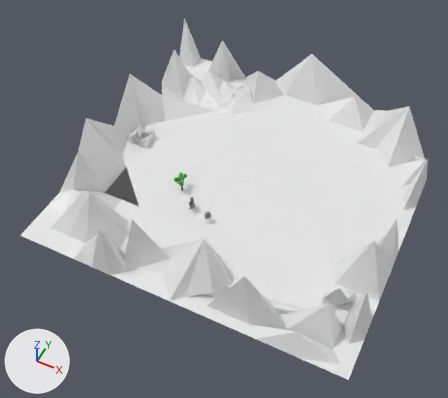
The Blender file models/blend/map.blend: old version first, new version second.
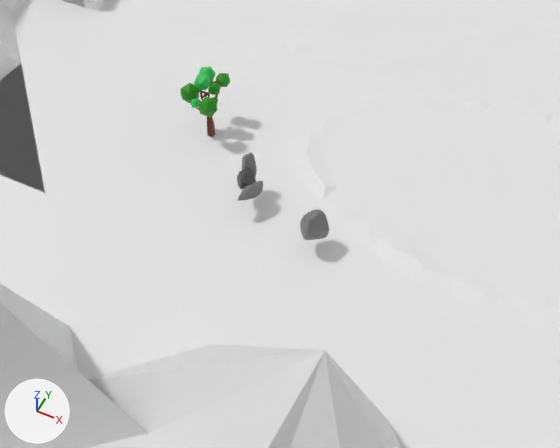
Old and new are each drawn whole from a 50 mm camera at (20.5, -47.7, 54.4) aimed at (-1.3, -4.2, 0.1) and again close up from a 50 mm camera at (4.0, -21.0, 16.8) aimed at (-2.8, -7.3, -0.4). Every picture has the same lights, and +X, +Y and +Z are marked at lower left.
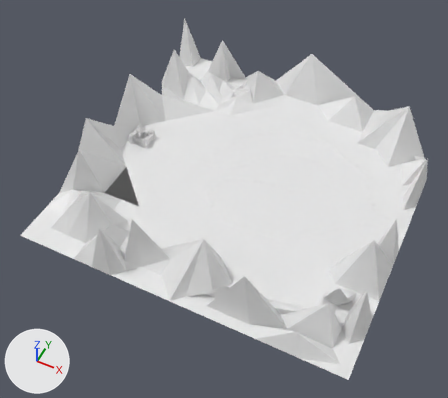
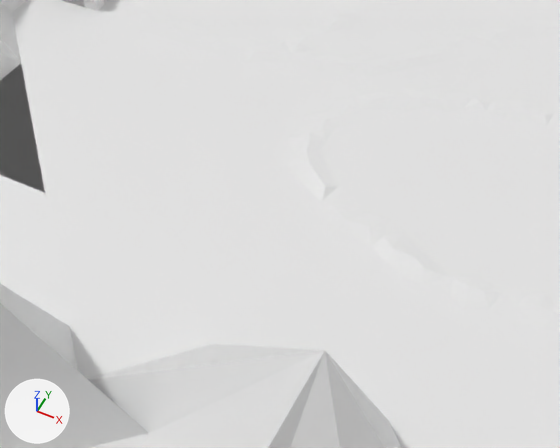
Where the change shows, as pixel boxes (x1, y1, x2, y2) in the close-ups (560 x 448 px):
'Cube.007', deleted
    before: (237, 152, 263, 201)
'Cube.004', deleted
    before: (300, 209, 329, 240)
'Icosphere.004', deleted
    before: (199, 97, 218, 118)
'Icosphere.007', deleted
    before: (180, 83, 199, 103)
'Cube.003', deleted
    before: (197, 81, 218, 137)
'Icosphere.005', deleted
    before: (193, 74, 211, 91)
'Icosphere', deleted
    before: (216, 73, 230, 87)
'Icosphere.001', deleted
    before: (199, 66, 216, 82)
'Icosphere.002', deleted
    before: (208, 83, 221, 95)
'Icosphere.008', deleted
    before: (190, 99, 200, 108)
'Icosphere.003', deleted
    before: (212, 97, 218, 102)

The change, as a diff of the scene's bpy script:
```diff
--- a/models/blend/map.blend.py
+++ b/models/blend/map.blend.py
@@ ob_cube_003 @@
-ob_cube_003 = bpy.data.objects.new('Cube.003', me_cube_004)
-ob_cube_003.location = (-6.41, -5.08, -0.01)
-ob_cube_003.rotation_euler = (1.571, 0.0, 0.0)  # degrees (90, 0, 0)
-ob_cube_003.scale = (0.26, 0.26, 0.26)
@@ ob_icosphere @@
-ob_icosphere = bpy.data.objects.new('Icosphere', me_icosphere)
-ob_icosphere.location = (-6.41, -5.08, -0.01)
-ob_icosphere.rotation_euler = (1.571, 0.0, 0.0)  # degrees (90, 0, 0)
-ob_icosphere.scale = (0.26, 0.26, 0.26)
@@ ob_icosphere_001 @@
-ob_icosphere_001 = bpy.data.objects.new('Icosphere.001', me_icosphere_001)
-ob_icosphere_001.location = (-6.41, -5.08, -0.01)
-ob_icosphere_001.rotation_euler = (1.571, 0.0, 0.0)  # degrees (90, 0, 0)
-ob_icosphere_001.scale = (0.26, 0.26, 0.26)
@@ ob_icosphere_002 @@
-ob_icosphere_002 = bpy.data.objects.new('Icosphere.002', me_icosphere_002)
-ob_icosphere_002.location = (-6.41, -5.08, -0.01)
-ob_icosphere_002.rotation_euler = (1.571, 0.0, 0.0)  # degrees (90, 0, 0)
-ob_icosphere_002.scale = (0.26, 0.26, 0.26)
@@ ob_icosphere_003 @@
-ob_icosphere_003 = bpy.data.objects.new('Icosphere.003', me_icosphere_003)
-ob_icosphere_003.location = (-6.41, -5.08, -0.01)
-ob_icosphere_003.rotation_euler = (1.571, 0.0, 0.0)  # degrees (90, 0, 0)
-ob_icosphere_003.scale = (0.26, 0.26, 0.26)
@@ ob_icosphere_004 @@
-ob_icosphere_004 = bpy.data.objects.new('Icosphere.004', me_icosphere_004)
-ob_icosphere_004.location = (-6.41, -5.08, -0.01)
-ob_icosphere_004.rotation_euler = (1.571, 0.0, 0.0)  # degrees (90, 0, 0)
-ob_icosphere_004.scale = (0.26, 0.26, 0.26)
@@ ob_icosphere_005 @@
-ob_icosphere_005 = bpy.data.objects.new('Icosphere.005', me_icosphere_005)
-ob_icosphere_005.location = (-6.41, -5.08, -0.01)
-ob_icosphere_005.rotation_euler = (1.571, 0.0, 0.0)  # degrees (90, 0, 0)
-ob_icosphere_005.scale = (0.26, 0.26, 0.26)
@@ ob_icosphere_007 @@
-ob_icosphere_007 = bpy.data.objects.new('Icosphere.007', me_icosphere_007)
-ob_icosphere_007.location = (-6.41, -5.08, -0.01)
-ob_icosphere_007.rotation_euler = (1.571, 0.0, 0.0)  # degrees (90, 0, 0)
-ob_icosphere_007.scale = (0.26, 0.26, 0.26)
@@ ob_icosphere_008 @@
-ob_icosphere_008 = bpy.data.objects.new('Icosphere.008', me_icosphere_008)
-ob_icosphere_008.location = (-6.41, -5.08, -0.01)
-ob_icosphere_008.rotation_euler = (1.571, 0.0, 0.0)  # degrees (90, 0, 0)
-ob_icosphere_008.scale = (0.26, 0.26, 0.26)
@@ ob_cube_007 @@
-ob_cube_007 = bpy.data.objects.new('Cube.007', me_cube_007)
-ob_cube_007.location = (-4.0, -7.14, 0.88)
-ob_cube_007.rotation_euler = (1.571, 0.0, 0.0)  # degrees (90, 0, 0)
-ob_cube_007.scale = (0.202, 0.202, 0.202)
@@ ob_cube_004 @@
-ob_cube_004 = bpy.data.objects.new('Cube.004', me_cube_008)
-ob_cube_004.location = (-1.47, -7.9, 0.9)
-ob_cube_004.rotation_euler = (1.571, 0.0, 0.0)  # degrees (90, 0, 0)
-ob_cube_004.scale = (0.289, 0.289, 0.289)
```
